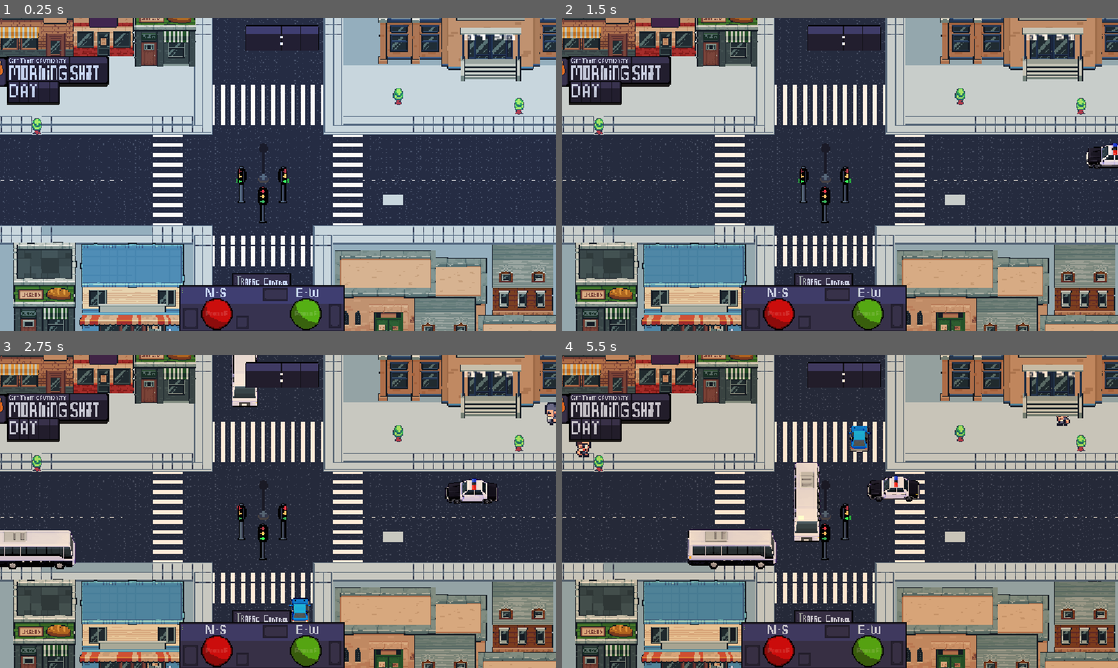
Above: before the commit, frames 1-4 (two rows, left to right).
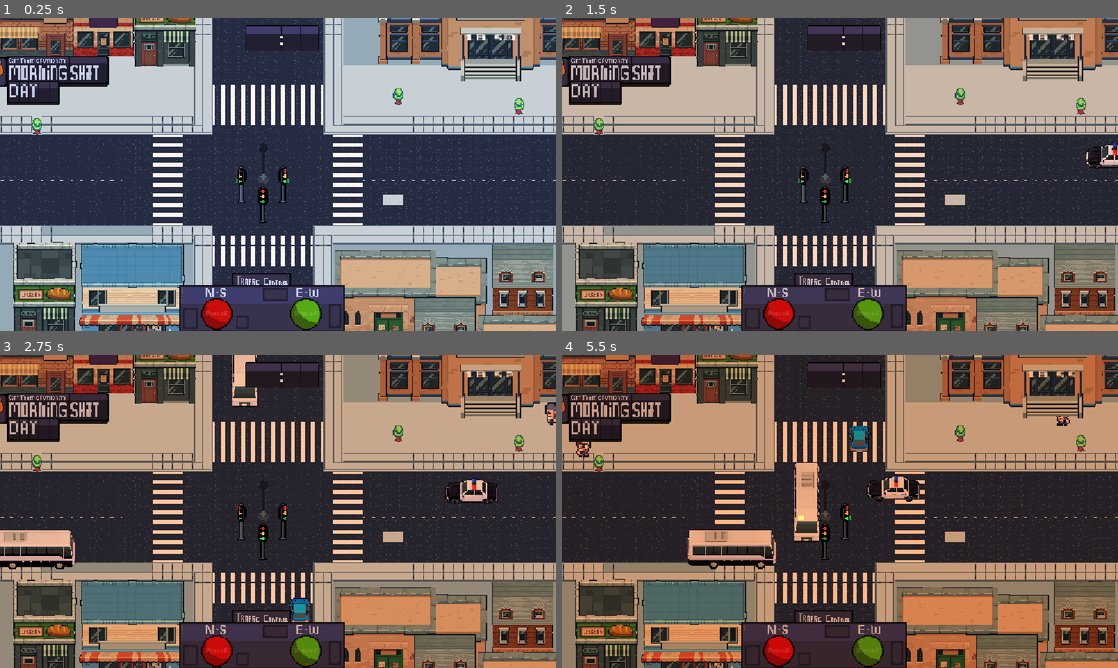
Above: after the commit, the same moments.

Repository: lafgo-fc/game-jam-repoooo
Game: Godot game, scene res://scne/test_one.tscn
Two runs of this game, one before a commit and one after it. Both use one fixed random seed, a clock stepped at 60 frames per second and the inputs below.
Inputs:
- Up to frame 1 (0.25 s): no input
- Up to frame 2 (1.5 s): tap F (traffic control front and back) at 0.5, 1.25 s; hold R (traffic control right and left) from 0.53 s (still down); tap Enter (ui_accept) at 0.77 s
- Up to frame 3 (2.75 s): keep holding R (traffic control right and left); tap Enter (ui_accept) at 1.52 s; tap F (traffic control front and back) at 2 s
- Up to frame 4 (5.5 s): keep holding R (traffic control right and left); tap F (traffic control front and back) at 2.75, 3.5, 4.25 s; tap Enter (ui_accept) at 3.02, 3.77, 4.52 s

The runs differ from the first frame. In frame 1, less than 0.1% of the frame differs, in the area x 83-91%, y 5-8%; in frame 2, 33%; in frame 3, 49%; in frame 4, 55%, in the area x 0-100%, y 0-100%.

Commit message:
added the day end report

Diff:
--- a/scne/test_one.gd
+++ b/scne/test_one.gd
@@ -39,14 +39,13 @@
 	day_timer.wait_time = 1440
 	day_timer.one_shot = true
 
-	if not day_timer.timeout.is_connected(end_day):
-		day_timer.timeout.connect(end_day)
+
 
 	day_timer.start()
 
 
 	day_timer.wait_time = 1140
-	day_timer.start(1000)
+	day_timer.start(310)
 
 
 func _process(delta: float) -> void:
@@ -114,9 +113,12 @@
 		is_cycle_changing = false
 func end_day_report() -> void:
 	if day_timer.time_left <= 300 and not report_generated:
-		day_ended = true
 		report_generated = true
 		day_completed += 1
+		day_timer.stop()
+		print("ran")
+
+		get_tree().change_scene_to_file("res://report.tscn")
 
 		print(day_completed, " day completed")
 		print("Total number of npc died ", GameData.no_npc_died)
@@ -126,13 +128,3 @@
 		GameData.no_npc_died = 0
 		GameData.npc_waiting_time = 0
 		GameData.car_waiting_time = 0
-
-
-func end_day() -> void:
-	if day_ended:
-		return
-
-	day_ended = true
-	day_timer.stop()
-
-	get_tree().change_scene_to_file("res://report.tscn")
